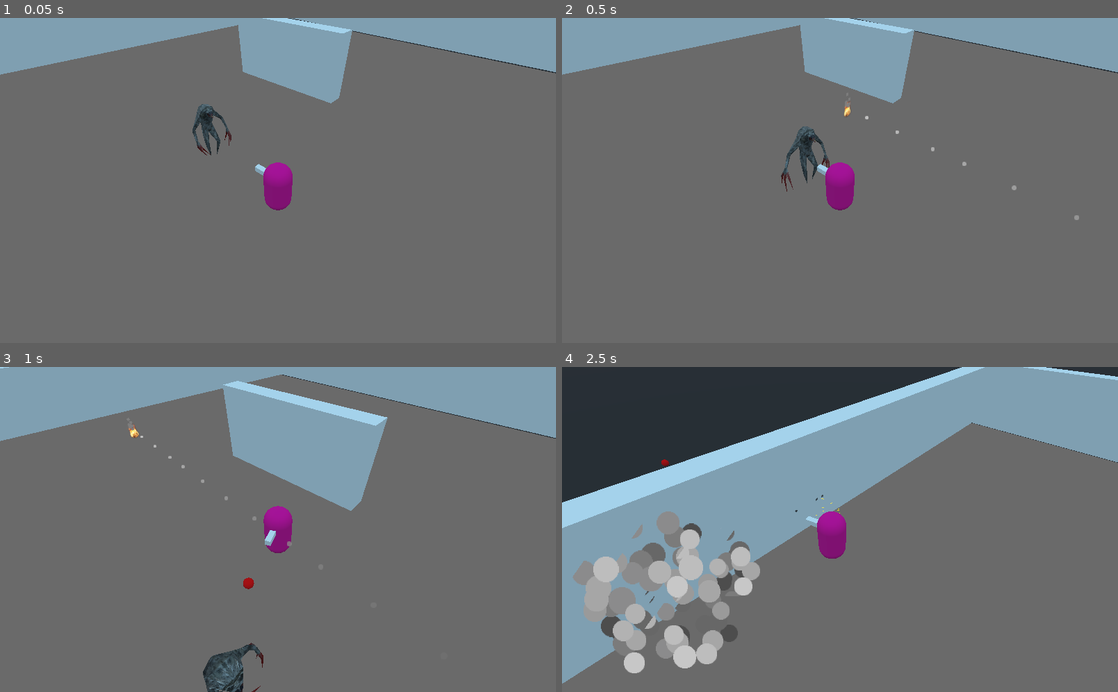
Above: before the commit, frames 1-4 (two rows, left to right).
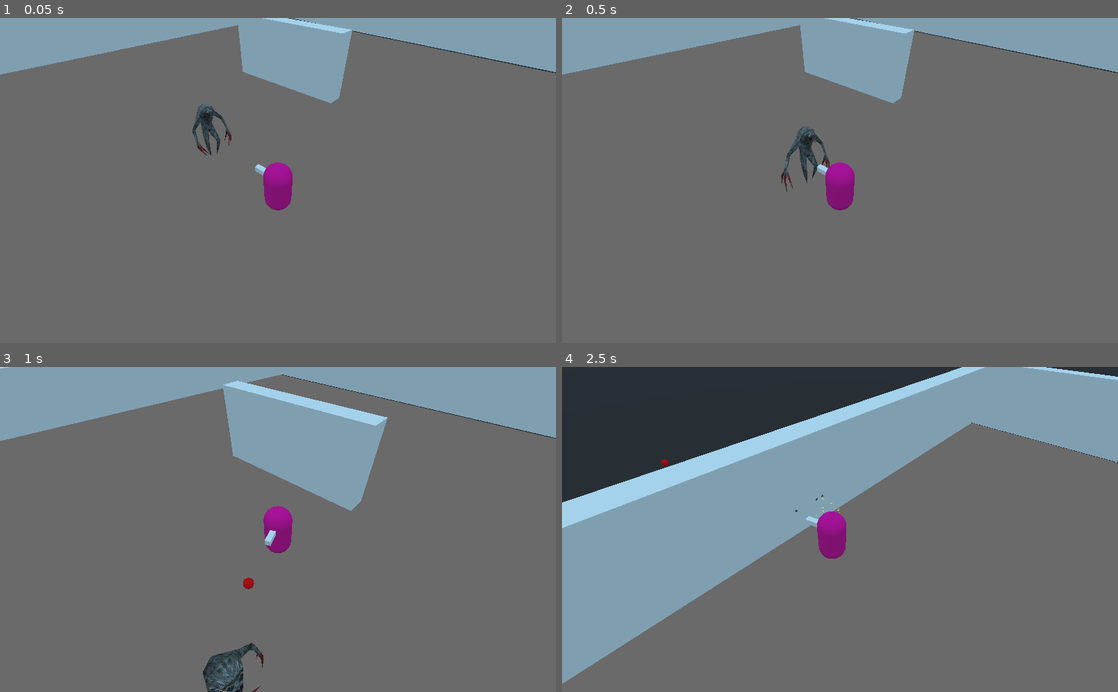
Above: after the commit, the same moments.

Repository: gusemil/topdownshooter3d-demo
Game: Godot game, scene res://scenes/World.tscn
Two runs of this game, one before a commit and one after it. Both use one fixed random seed, a clock stepped at 60 frames per second and the inputs below.
Inputs (mouse positions are in pixels of both pictures, inside the frame that each line leads up to):
- Up to frame 1 (0.05 s): no input
- Up to frame 2 (0.5 s): no input
- Up to frame 3 (1 s): move the mouse to (250, 594) at 0.52 s; press the mouse at (250, 594) at 0.53 s; hold W (move_forward) from 0.53 s (still down)
- Up to frame 4 (2.5 s): move the mouse to (1006, 578) at 1.27 s; release the mouse at (1006, 578) at 1.28 s; click (1006, 578) at 1.35 s; move the mouse to (673, 480) at 2.02 s; release W (move_forward) at 2.03 s; press the mouse at (673, 480) at 2.03 s; hold A (move_left) from 2.03 s (still down)

Frame 1 is identical in both runs. In frame 2, less than 0.1% of the frame differs, in the area x 50-93%, y 25-63%; in frame 3, less than 0.1%; in frame 4, 7.3%, in the area x 2-36%, y 44-95%.

Commit message:
initial projectile spawner

Diff:
--- a/scenes/Projectile.tscn
+++ b/scenes/Projectile.tscn
@@ -58,7 +58,6 @@
 collision_mask = 2147483655
 script = ExtResource( 3 )
 speed = 50
-is_exploding_projectile = false
 
 [node name="CollisionShape" type="CollisionShape" parent="."]
 shape = SubResource( 1 )
--- /dev/null
+++ b/scenes/ProjectileSpawner.tscn
@@ -0,0 +1,6 @@
+[gd_scene load_steps=2 format=2]
+
+[ext_resource path="res://scripts/ProjectileSpawner.gd" type="Script" id=1]
+
+[node name="ProjectileSpawner" type="Spatial"]
+script = ExtResource( 1 )
--- a/scenes/World.tscn
+++ b/scenes/World.tscn
@@ -3,7 +3,7 @@
 [ext_resource path="res://scenes/MeleeEnemy.tscn" type="PackedScene" id=1]
 [ext_resource path="res://scenes/Player.tscn" type="PackedScene" id=2]
 [ext_resource path="res://scripts/GameManager.gd" type="Script" id=3]
-[ext_resource path="res://scenes/Projectile.tscn" type="PackedScene" id=4]
+[ext_resource path="res://scenes/ProjectileSpawner.tscn" type="PackedScene" id=4]
 
 [sub_resource type="SpatialMaterial" id=1]
 flags_unshaded = true
@@ -113,6 +113,9 @@
 max_speed = 20
 attack_range = 4.5
 
-[node name="Projectile" parent="." instance=ExtResource( 4 )]
-transform = Transform( 1, 0, 0, 0, 1, 0, 0, 0, 1, 7.29869, 3, 18.6989 )
-is_exploding_projectile = true
+[node name="ProjectileSpawner" parent="." instance=ExtResource( 4 )]
+transform = Transform( -0.0971143, 0.150141, 0.983884, -0.870782, -0.491548, -0.0109403, 0.481984, -0.85781, 0.178477, -13.6091, 7.71284, 0 )
+
+[node name="Timer" type="Timer" parent="ProjectileSpawner"]
+autostart = true
+[connection signal="timeout" from="ProjectileSpawner/Timer" to="ProjectileSpawner" method="fire_projectile"]
--- /dev/null
+++ b/scripts/ProjectileSpawner.gd
@@ -0,0 +1,19 @@
+extends Spatial
+
+#enum PROJECTILE_TYPES {ROCKET, FIREBALL}
+
+var projectile_prefab
+
+var bodies_to_exclude = []
+func _ready():
+	projectile_prefab = load("res://scenes/Projectile.tscn") #Ei voi käyttää preload mitenkään. Preload suoritetaan scriptin compilen aikana (ennen exportteja)
+
+func set_bodies_to_exclude(_bodies_to_exclude : Array):
+	bodies_to_exclude = _bodies_to_exclude
+
+func fire_projectile():
+	print("firing projectile!")
+	var projectile_instance = projectile_prefab.instance()
+	projectile_instance.set_bodies_to_exclude(bodies_to_exclude)
+	get_tree().get_root().add_child(projectile_instance)
+	projectile_instance.global_transform = global_transform
